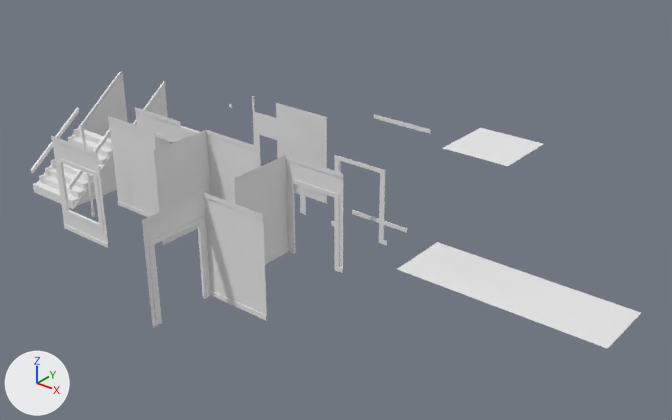
Renders of the Blender file resources/data/craftsmanWalls.blend from each side of a commit.
One viewpoint serves both versions: a 50 mm lens placed at (20.39, -19.09, 12.36), pointed at (6.09, -1.21, 1.27). The axes (+X, +Y, +Z) are drawn at lower left. The lights are the same throughout.

The scene before the commit, as lines of its bpy script (objects in view):
```python
ob_frontdoorleftwall = bpy.data.objects.new('frontDoorLeftWall', me_frontdoorleftwall)
ob_frontdoorleftwall.location = (6.0, -3.0, 0.0)
ob_frontwallleftdoor = bpy.data.objects.new('frontWallLeftDoor', me_frontwallleftdoor)
ob_frontwallleftdoor.location = (6.0, -6.0, 0.0)
ob_frontwallleftwall = bpy.data.objects.new('frontWallLeftWall', me_frontwallleftwall)
ob_frontwallleftwall.location = (3.0, -3.0, 0.0)
ob_primdoorway = bpy.data.objects.new('primDoorway', me_primdoorway)
ob_primdoorway.location = (3.0, -1.0, 0.0)
ob_stairwallsideright = bpy.data.objects.new('stairWallSideRight', me_stairwallsideright)
ob_stairwallsideright.location = (-1.0, -1.0, 0.0)
# also in view: 'floorCarpetPink' at (9.0, 0.0, 0.0); 'stairWallSideLeft' at (-4.04, -1.0, 1.45); 'primCasing' at (6.0, -0.04, 1.14); 'primCeiling' at (9.0, 2.0, 2.87); 'wall' at (0.0, -3.06, 1.45)
```
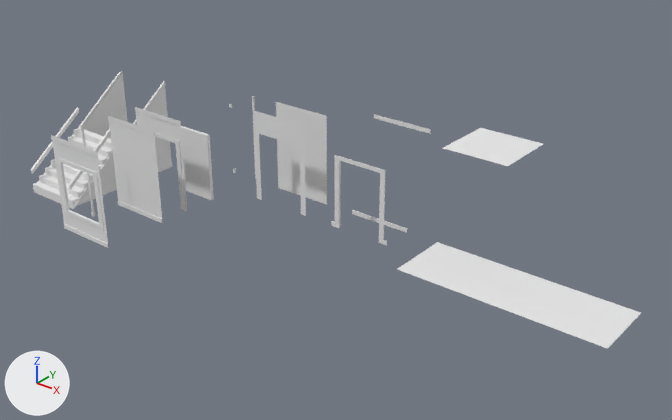
Boxes (x1, y1, x2, y2) around the edits, measured in the pictures (672 x 420 px):
```json
{"object": "frontWallLeftDoor", "change": "deleted", "before": [142, 192, 267, 327], "faces in mat_wall (its picture is missing)": [142, 197, 267, 326], "faces in mat_woodlightgrain (its picture is missing)": [142, 192, 266, 327]}
{"object": "frontDoorLeftWall", "change": "deleted", "before": [234, 155, 343, 273], "faces in mat_wall (its picture is missing)": [234, 160, 343, 268], "faces in mat_woodlightgrain (its picture is missing)": [235, 155, 343, 273]}
{"object": "frontWallLeftWall", "change": "deleted", "before": [154, 130, 257, 245], "faces in mat_wall (its picture is missing)": [154, 134, 257, 244], "faces in mat_woodlightgrain (its picture is missing)": [154, 130, 256, 245]}
{"object": "primDoorway", "change": "reshaped", "before": [253, 111, 306, 215], "after": [253, 110, 306, 216]}
{"object": "door", "change": "unchanged, uncovered by the edit", "before": [181, 126, 200, 139], "after": [181, 126, 214, 200]}
```

The change, as JSON lines over the scene's bpy script:
```json
{"block": "me_primdoorway", "where": "# used by ob_primdoorway; location = (3.0, -1.0, 0.0)"}
{"op": "remove", "block": "me_primdoorway", "code": "me_primdoorway.from_pydata(...)  # 8 vertices, 6 faces; spans x -1.0..1.0, y 0.95, z 0.04..2.87"}
{"op": "add", "block": "me_primdoorway", "code": "me_primdoorway.from_pydata(...)  # 8 vertices, 3 faces; spans x -1.0..1.0, y 0.95, z 0.0..2.9"}
{"block": "me_primdoorway", "change": "me_primdoorway part 1: the whole mesh is rebuilt"}
{"op": "remove", "block": "ob_frontwallleftdoor", "code": ["ob_frontwallleftdoor = bpy.data.objects.new('frontWallLeftDoor', me_frontwallleftdoor)", "ob_frontwallleftdoor.location = (6.0, -6.0, 0.0)"]}
{"op": "remove", "block": "ob_frontwallleftwall", "code": ["ob_frontwallleftwall = bpy.data.objects.new('frontWallLeftWall', me_frontwallleftwall)", "ob_frontwallleftwall.location = (3.0, -3.0, 0.0)"]}
{"op": "remove", "block": "ob_frontdoorleftwall", "code": ["ob_frontdoorleftwall = bpy.data.objects.new('frontDoorLeftWall', me_frontdoorleftwall)", "ob_frontdoorleftwall.location = (6.0, -3.0, 0.0)"]}
```
